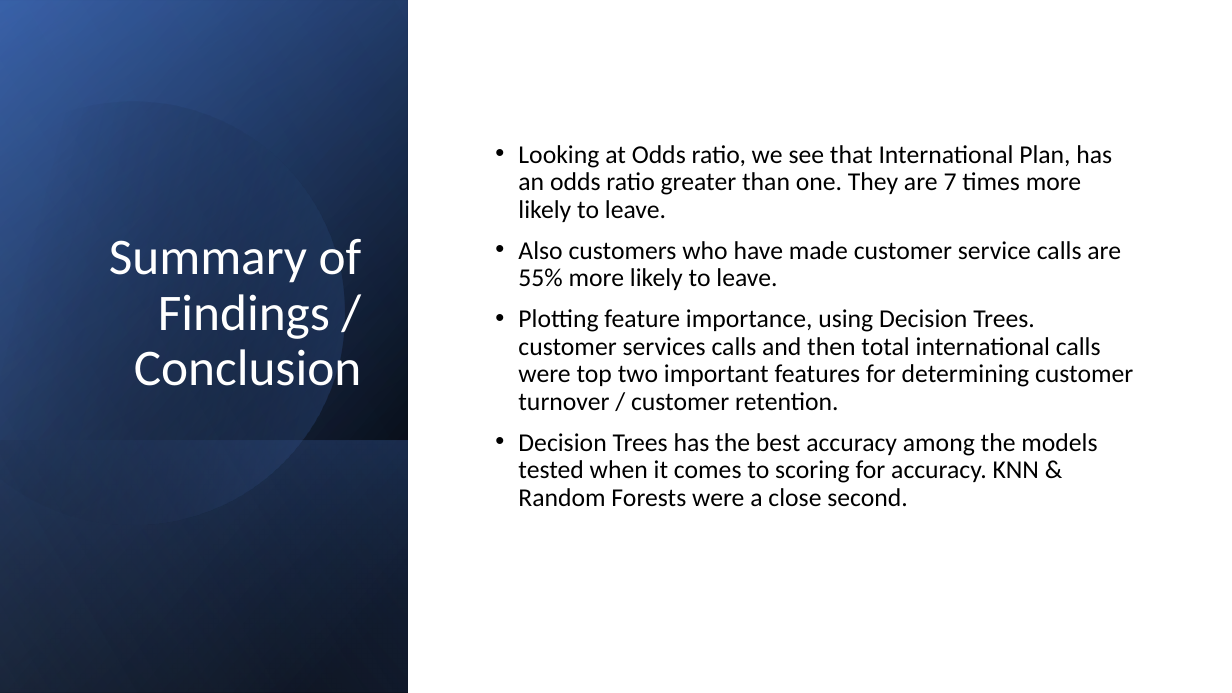
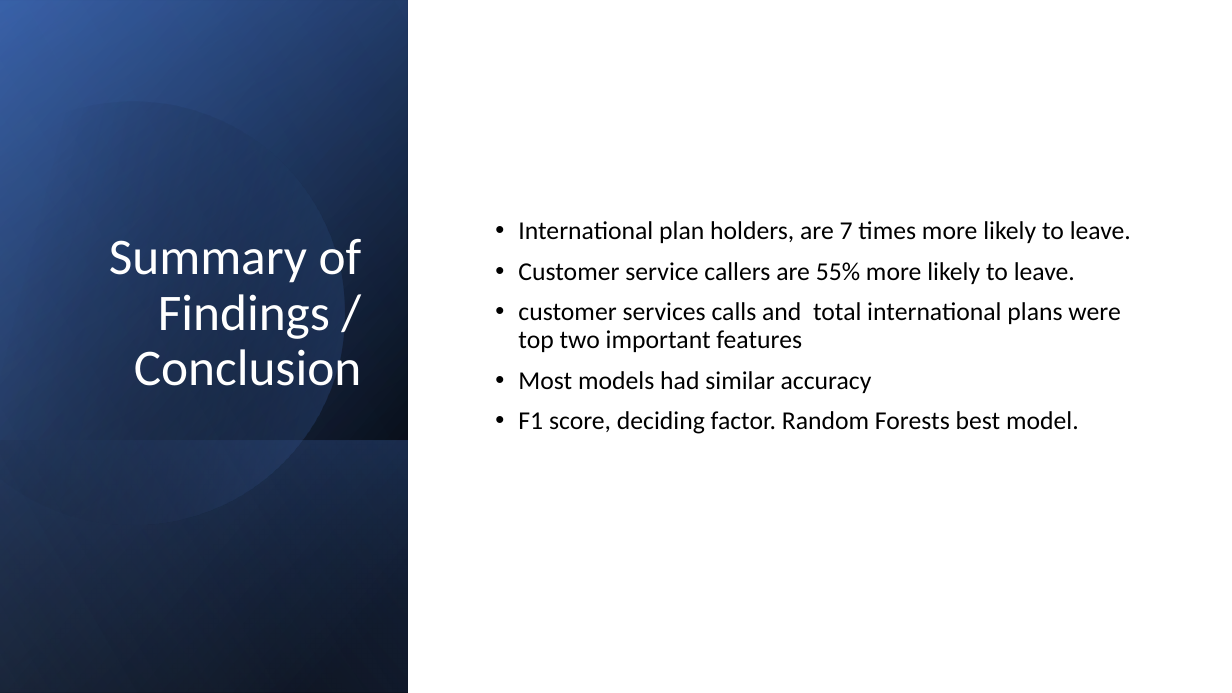
Before and after one commit to carlos-marin1742/dsc-phase-3-project, a slide deck: slide 11 of Phase 3 Presentation.pptx (slide 10 before the commit). Drawn at 1232x693 pixels with LibreOffice and Linux fonts; fonts in the diff are those of the drawing. Boxes give left, top, right and bottom in pixels: in the first picture for what was removed or moved away, otherwise in the second. Text is boxed around its words. In the diff, an @@ line names an element or a change of style, - is before the commit and + after.

```diff
--- a/Phase 3 Presentation.pptx
+++ b/Phase 3 Presentation.pptx
@@ text at (518, 221, 1131, 434): text changed @@
-• Looking at Odds ratio, we see that International Plan, has an odds ratio greater than one. They are 7 times more likely to leave.
-• Also customers who have made customer service calls are 55% more likely to leave.
-• Plotting feature importance, using Decision Trees. customer services calls and then total international calls were top two important features for determining customer turnover / customer retention.
-• Decision Trees has the best accuracy among the models tested when it comes to scoring for accuracy. KNN & Random Forests were a close second.
+• International plan holders, are 7 times more likely to leave.
+• Customer service callers are 55% more likely to leave.
+• customer services calls and total international plans were top two important features
+• Most models had similar accuracy
+• F1 score, deciding factor. Random Forests best model.
```
Also in this commit, not shown: 6 other slides changed, 1 slide added, 7 other files.
